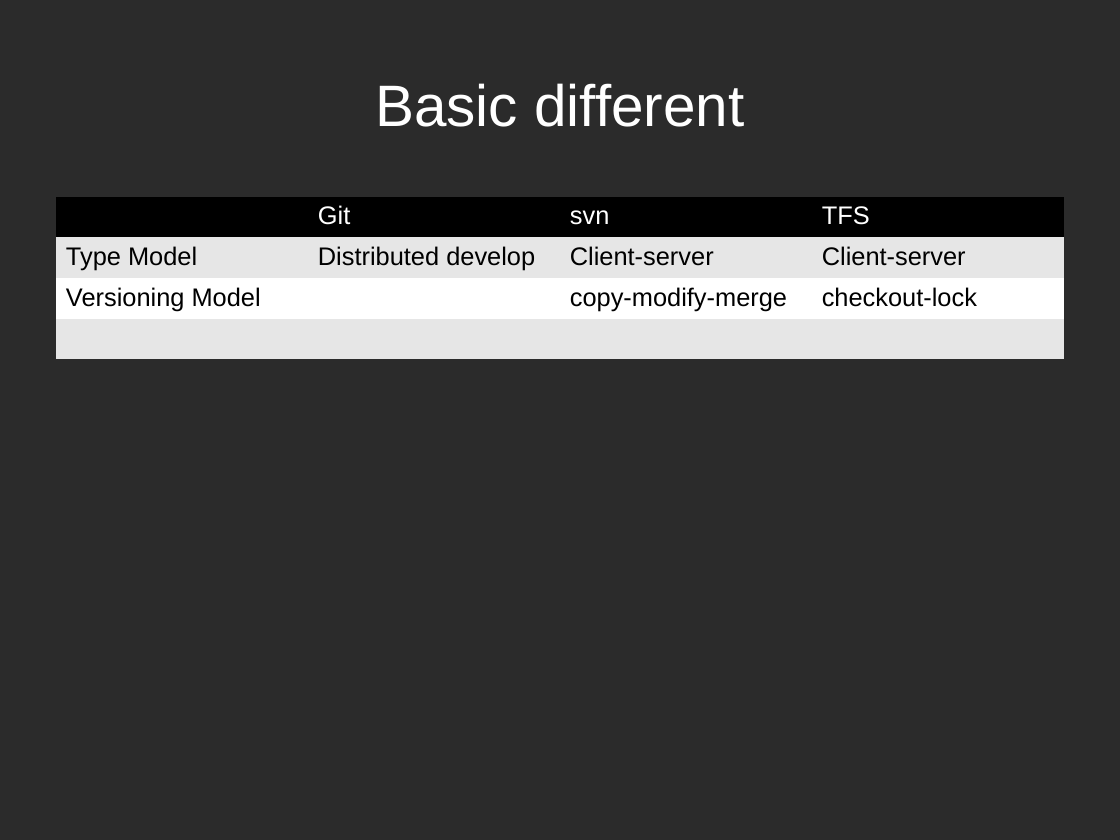
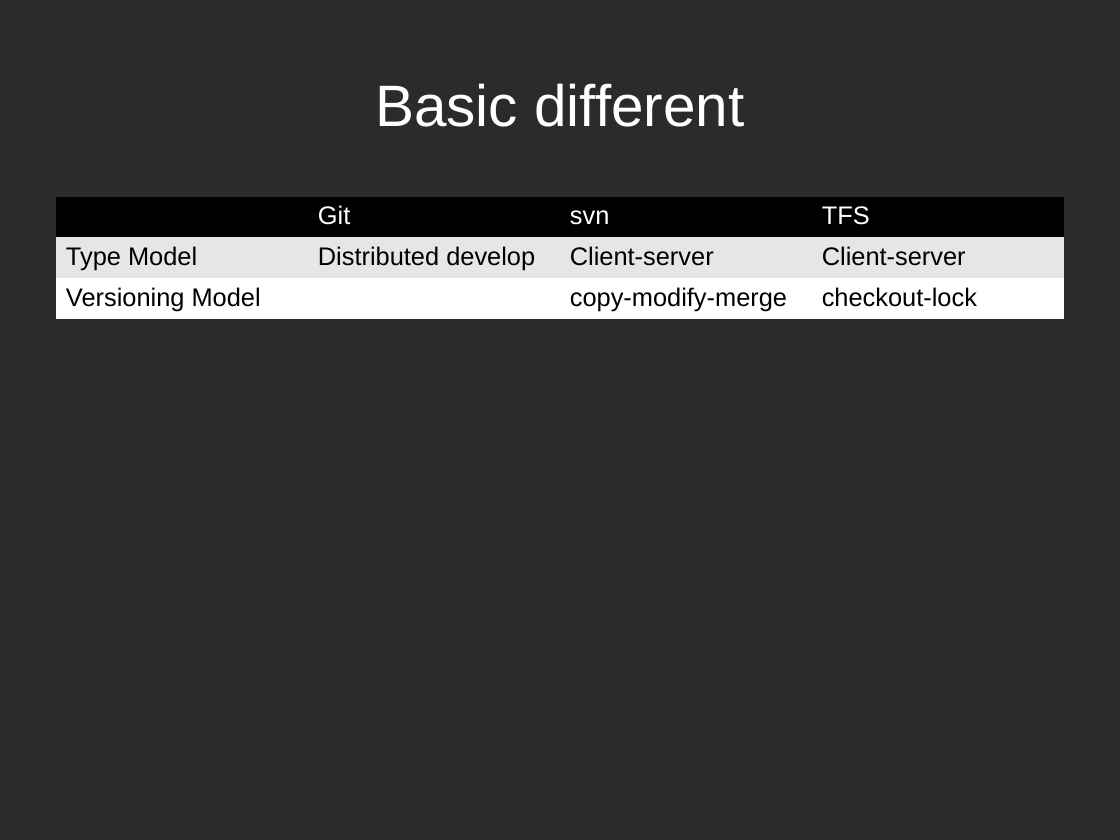
Before and after one commit to asilyihong/SampleLibrary, a slide deck: slide 3 of data/RevisionControl.odp. Drawn at 1120x840 pixels with LibreOffice and Linux fonts; fonts in the diff are those of the drawing; background and template pictures are left out; a plain dark background stands for a picture behind light text. Boxes give left, top, right and bottom in pixels: in the first picture for what was removed or moved away, otherwise in the second. Text is boxed around its words. In the diff, an @@ line names an element or a change of style, - is before the commit and + after.

Commit message:
Update

```diff
--- a/data/RevisionControl.odp
+++ b/data/RevisionControl.odp
@@ table at (56,196,1064,315) @@
-row 4:  |  |  | 
```
Also in this commit, not shown: 2 slides added, 1 slide removed.
